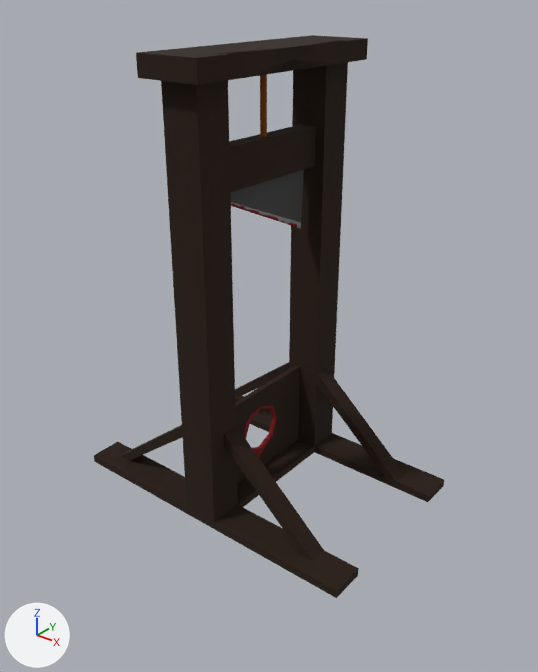
Renders of the FBX model 24HGameJamApr2021/Assets/Presets/Guillotine.fbx from each side of a commit.
Before and after are seen from a 50 mm camera at (-9.3, -50.4, 20.6) aimed at (-24.6, -31.3, 8.8). The lights are fixed; the arrows at lower left show +X, +Y and +Z. Where no turn or scale is listed for an object, it has been applied to the vertices.

Objects in the first picture: 'Guillotine'.
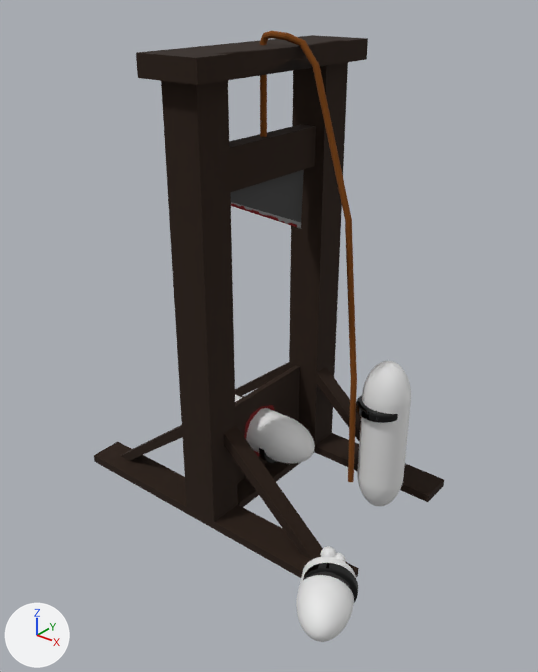
Commit message: Guillotine update

Changed parts and their boxes [x1, y1, x2, y2] in the pictures (538 x 672 px):
'Guillotine', reshaped (9% taller): before [94, 35, 444, 598]; after [94, 31, 444, 642]
part 1 of me_cube_004, added: after [235, 395, 315, 463]
part 2 of me_cube_004, added: after [357, 361, 411, 506]
part 3 of me_cube_004, added: after [296, 556, 356, 642]
part 4 of me_cube_004, added: after [259, 448, 276, 463]
part 5 of me_cube_004, added (black): after [356, 395, 398, 423]
part 6 of me_cube_004, added (black): after [303, 563, 358, 603]
part 7 of me_cube_004, added: after [336, 553, 346, 563]
part 8 of me_cube_004, added: after [320, 546, 336, 557]
part 9 of me_cube_004, built on: before [260, 75, 267, 137]; after [260, 31, 357, 482]

Diff of the bpy script that builds the scene:
```diff
--- a/24HGameJamApr2021/Assets/Presets/Guillotine.fbx.py
+++ b/24HGameJamApr2021/Assets/Presets/Guillotine.fbx.py
@@ mat_bean @@
+mat_bean = principled_material('BEAN!')
+mat_bean.base_color = (0.8, 0.8, 0.8)  # white #e7e7e7
@@ mat_cool_glasses @@
+mat_cool_glasses = principled_material('Cool Glasses')
+mat_cool_glasses.base_color = (0.0, 0.0, 0.0)  # black #000000
+mat_cool_glasses.roughness = 0.0
@@ me_cube_004 @@
 # used by ob_guillotine; location = (-25.83, -30.06, 2.1)
-me_cube_004.from_pydata(...)  # 403 vertices, 393 faces; spans x -6.4..6.4, y -4.5..4.5, z -0.7..16.4
+me_cube_004.from_pydata(...)  # 17852 vertices, 18178 faces; spans x -6.4..7.7, y -6.5..4.5, z -1.1..16.9
+# me_cube_004 part 1: a new loose piece of 4930 vertices spanning x -4.1..2.4, y -0.9..0.9, z 0.5..2.4, in mat_bean (white #e7e7e7)
+# me_cube_004 part 2: a new loose piece of 4930 vertices spanning x 3.7..5.6, y 0.7..2.6, z -1.1..5.5, in mat_bean (white #e7e7e7)
+# me_cube_004 part 3: a new loose piece of 2433 vertices spanning x 5.3..7.7, y -6.5..-3.2, z -0.7..1.1, in mat_bean (white #e7e7e7)
+# me_cube_004 part 4: a new loose piece of 1538 vertices spanning x 0.3..0.8, y -0.9..0.9, z 0.3..2.1, in mat_cool_glasses (black #000000)
+# me_cube_004 part 5: a new loose piece of 1538 vertices spanning x 3.6..5.5, y 0.5..2.3, z 3.4..3.9, in mat_cool_glasses (black #000000)
+# me_cube_004 part 6: a new loose piece of 1538 vertices spanning x 5.7..7.4, y -5.3..-4.2, z -0.5..1.3, in mat_cool_glasses (black #000000)
+# me_cube_004 part 7: a new loose piece of 227 vertices spanning x 5.6..6.1, y -3.5..-2.9, z -0.2..0.3, in mat_bean (white #e7e7e7)
+# me_cube_004 part 8: a new loose piece of 227 vertices spanning x 5.3..5.8, y -3.6..-3.1, z 0.0..0.6, in mat_bean (white #e7e7e7)
+# me_cube_004 part 9
+# 11 vertices are removed from x -0.1..0.1, y -0.1..0.1, z 16.1
+# 12 faces are deleted
+# 88 vertices are added at x 0.0..4.0, y -0.1..0.8, z 0.3..16.9
+# 11 new vertices lie (0.0, 0.0, 3.3) away from vertices in x -0.1..0.1, y -0.1..0.1, z 13.2
+# 100 new faces join them, mat_rope (brown #7c4300)
 me_cube_004.materials.append(mat_wood)
@@ me_cube_004 @@
 me_cube_004.materials.append(mat_bare_metal)
+me_cube_004.materials.append(mat_bean)  # white #e7e7e7
+me_cube_004.materials.append(mat_cool_glasses)  # black #000000
```
